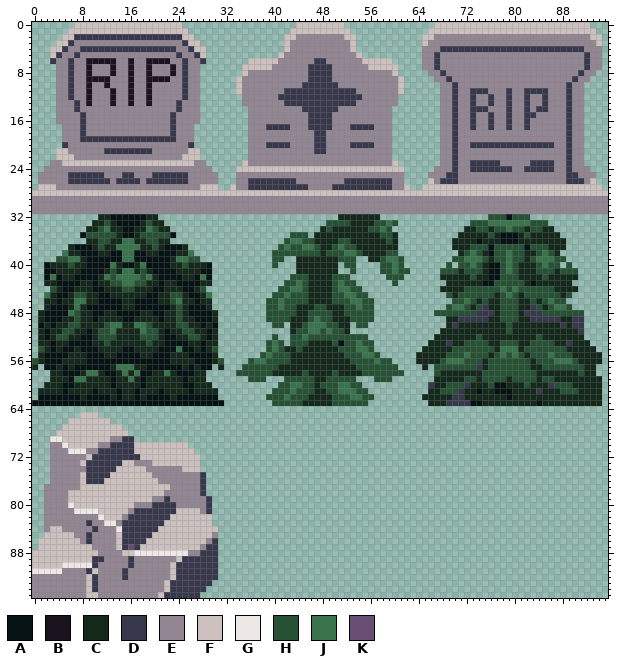
File history of a sprite sheet, images/graveyardObjects.png. The picture above was drawn from the file before the commit.
The file is 96x96 pixels.
Palette (. is transparent): A #061213  B #1b141e  C #14291b  D #38384c  E #918692  F #ccc1be  G #ede7e5  H #275135  J #39744c  K #694e74
Pixels before (only the part around the change), first column x 0:
59 ...CCCAJJCCCCACCJCACCCCCCACCC.......HHH...HHHHHCCHHHHH...HHH.......CCC
60 ..CCCAACCCCCCACCCCACCCCCCAACCC...........HHJJHHCHHHJJHH...........DCCH
61 .CCCCACCCCACCCACCACCCACCCCACCCC.........HHHJHHHCCHHJJJHH..........CCHH
62 .AAAAAAACAAAACACCACAAAACAAAAAAA........HHHJHHHCCCCHHHJJHH........CCCCC
63 AAAAAAAAAAAAAAAAAAAAAAAAAAAAAAAA........HHHHHCCCCCHHHHHH..........CCCD
64 ......................................................................
65 ........FFF...........................................................
66 ......FFFFFFF.........................................................
67 .....FFFFFFFFFF.......................................................
68 ....FFFFFFFFFFFF......................................................
69 ...GGFFFFFFFFEEDD.....................................................
70 ...EEGFFFFFEEDDDDFFFFFFFFF............................................
71 ...EEEGGGEEDDDDDDFFFFFFFFFF...........................................
72 ...EEEEEEFDDDDDDDDFFFFFFFFFF..........................................
73 ...EEEEEFDDDDDDFFEEEFFFFFFFF..........................................
74 ...EEEEEEDDDDDFFFFFEEEEEEFFF..........................................
75 ...EEEEEFDDDDFFFFFFFEEEEEEEED.........................................
76 ...EEEEEFDDDFFFFFFFFFEEEEEEED.........................................
77 ..EEEEEEFFFFFFFFFFFFFFFEEEEED.........................................
78 ..EEEEFFFFFFFFFFFFFFFFEEEEEED.........................................
79 ..EEEEFFFFFFFFFFFFFFEEDEEEEEED........................................
80 ..EEEEGFFFFFFFFFFEEEDDDDEEEEED........................................
81 ..EEEEEGGGGFFFFFEDDDDDDDFFFFED........................................
82 ..EEEEEEEEEGFFFEDDDDDDDFFFFFFF........................................
83 ..EEEEEEEDEEGGEDDDDDDDFFFFFFFF........................................
84 ..EFFEEEEEDEEEGDDDDDDFFFFFFFFFF.......................................
85 ..FFFFFEEDEEEEFDDDDDFFFFFFFFFFE.......................................
86 .FFFFFFFEDEEEEFDDDDFFFFFFFFFFED.......................................
87 .FFFFFFFFFEEEEFDKDFFFFFFFFFFEDD.......................................
88 FFFFFFFFFFFEEEEFFGGGGGGGGGEEDDD.......................................
89 FFFFFFFFFFDDEEEEDEEEEEEEFDDDDDD.......................................
90 FFFFFGGGGGDEEEEEDEEEEEEFDDDDDDD.......................................
91 GGGGGEEEEDFEEEEDEEEEEEEFDDDDDDD.......................................
92 EEEEEEEEEFDEEEEDEEEEEEEFDDDDDDD.......................................
93 EEEEEEEEEFDEEEEEEEEEEEFDDDDDDD........................................
94 EEEEEEEEEFDEEEEEEEEEEEFDDDDDD.........................................
95 EEEEEEEEEFFEEEEEEEEEEFDDDDDD..........................................
Now the later version:
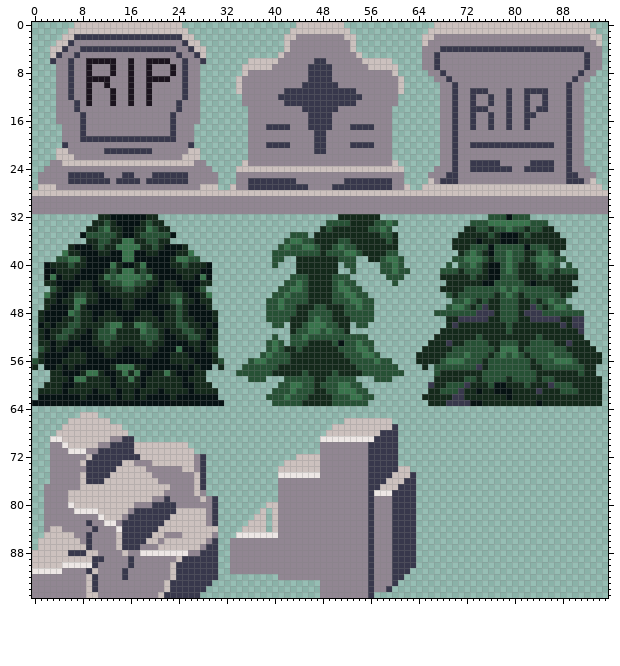
From the commit log: Added second rock (WIP)
Change:
Changed rows in their new state; - is an unchanged pixel.
first column x 6:
66 ----------------------------------------------FFFFFFFF----
67 --------------------------------------------FFFFFFFFFFD---
68 -------------------------------------------FFFFFFFFFDDD---
69 ------------------------------------------GGGGGGGGGDDDD---
70 ------------------------------------------EEEEEEEEDDDDD---
71 ------------------------------------------EEEEEEEEDDDDD---
72 ---------------------ED---------------FFFFEEEEEEEEDDDDD---
73 ---------------------ED-------------FFFFFFEEEEEEEEDDDDD---
74 ---------------------ED------------FFFFFFFEEEEEEEEDDDDDFF-
75 ---------------------F-------------GGGGGGGEEEEEEEEDDDDFFFD
76 ---------------------F-------------EEEEEEEEEEEEEEEDDDFFFDD
77 ---------------------F-------------EEEEEEEEEEEEEEEDDFFFDDD
78 ---------------------FE------------EEEEEEEEEEEEEEEDGGGDDDD
79 ----------------------FED----------EEEEEEEEEEEEEEEDEEEDDDD
80 -----------------------ED--------FFEEEEEEEEEEEEEEEDEEEDDDD
81 ----------------------FED-------F-FEEEEEEEEEEEEEEEDEEEDDDD
82 -----------------------ED------FF-FEEEEEEEEEEEEEEEDEEEDDDD
83 -----------------------ED-----FFF-FEEEEEEEEEEEEEEEDEEEDDDD
84 -----------------------------FFFF-FEEEEEEEEEEEEEEEDEEEDDDD
85 ----------------EEE---------GGGGGGGEEEEEEEEEEEEEEEDEEEDDDD
86 ---------------E-----------EEEEEEEEEEEEEEEEEEEEEEEDEEEDDDD
87 ---D------D-EEE------------EEEEEEEEEEEEEEEEEEEEEEEDEEEDDDD
88 DDD-------EE---------------EEEEEEEEEEEEEEEEEEEEEEEDEEEDDDD
89 ---------------------------EEEEEEEEEEEEEEEEEEEEEEEDEEEDDDD
90 ---------------------------EEEEEEEEEEEEEEEEEEEEEEEDEEEDDDD
91 ---------------------------EEEEEEEEEEEEEEEEEEEEEEEDEEEDDD-
92 -----------------------------------EEEEEEEEEEEEEEEDEEEDD--
93 ------------------------------------------EEEEEEEEDEEED---
94 ------------------------------------------EEEEEEEEDEED----
95 ------------------------------------------EEEEEEEED-------
Where, in picture pixels (left, top, right, bottom), the same in both pictures:
changed: (128, 418, 416, 598)
changed: (68, 544, 92, 556)
